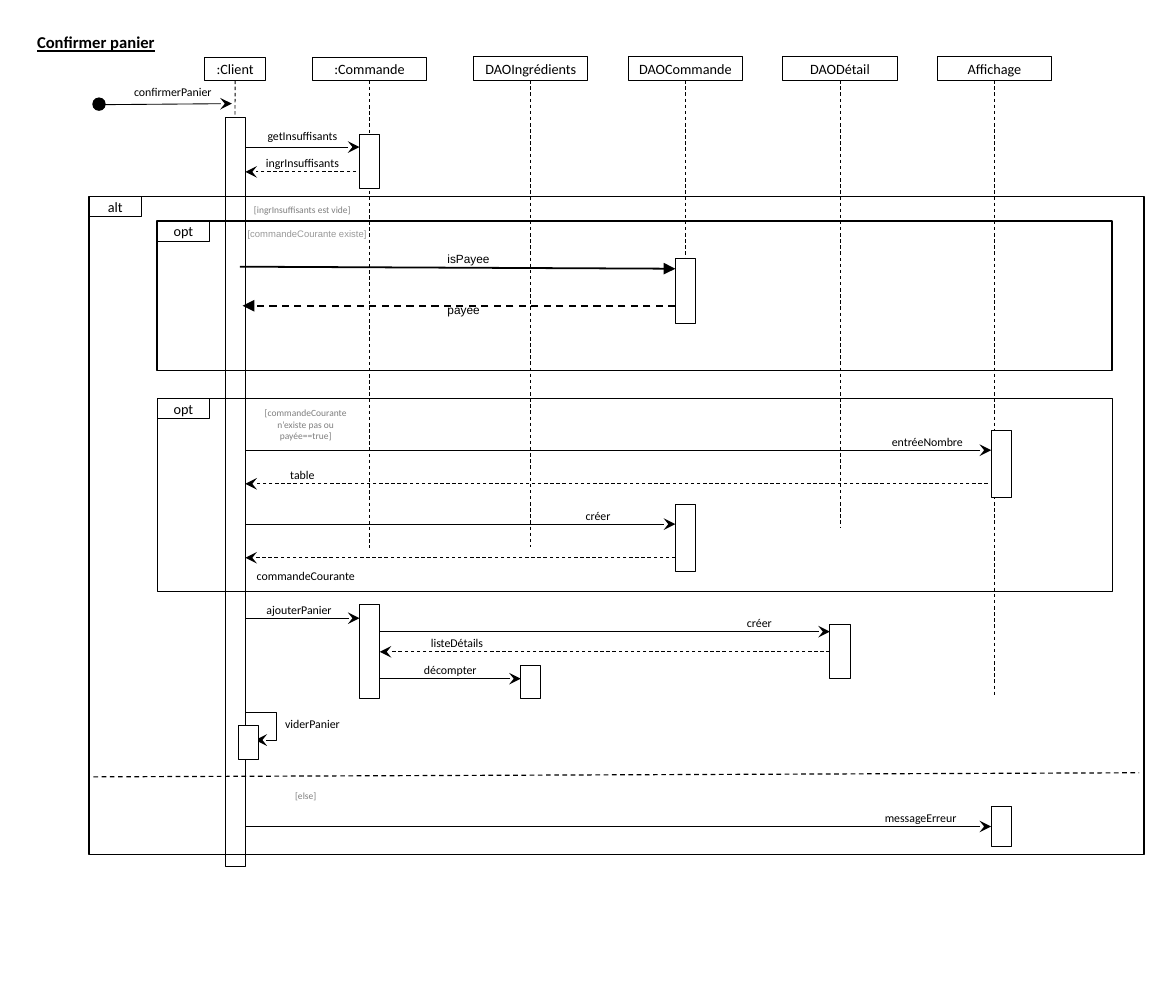
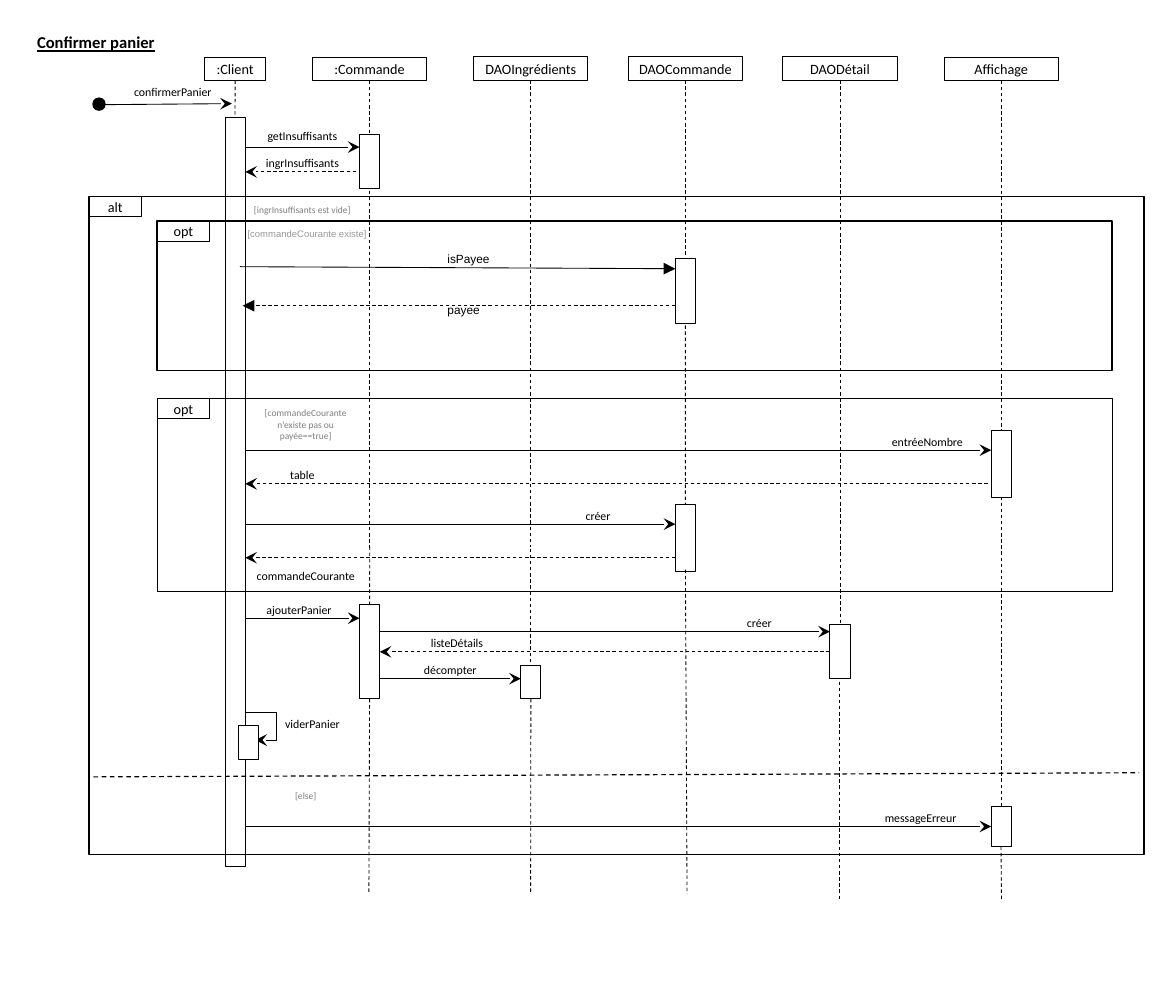
Before and after one commit to vlecomte/LSINF1225-V, a slide deck: slide 2 of rapport2/sequence/diagrammesDeSeq.pptx. Drawn at 1176x1008 pixels with LibreOffice and Linux fonts; fonts in the diff are those of the drawing. Boxes give left, top, right and bottom in pixels: in the first picture for what was removed or moved away, otherwise in the second. Text is boxed around its words. In the diff, an @@ line names an element or a change of style, - is before the commit and + after.

```diff
--- a/rapport2/sequence/diagrammesDeSeq.pptx
+++ b/rapport2/sequence/diagrammesDeSeq.pptx
@@ rectangle "Affichage": place and size @@
-rectangle "Affichage" at (938,57,1052,80)
+rectangle "Affichage" at (944,57,1058,80)
@@ line moved from (994, 80) - (994, 696) to (1001, 81) - (1001, 696) @@
@@ arrow (240, 267) - (675, 269): stroke #000000 1.5 pt to #000000 0.75 pt @@
@@ arrow (675, 306) - (242, 306): stroke #000000 1.5 pt dashed to #000000 0.75 pt dashed @@
@@ line added from (685, 325) to (685, 504), #000000 0.75 pt dashed @@
@@ line added from (840, 528) to (840, 625), #000000 0.75 pt dashed @@
@@ line added from (370, 547) to (370, 605), #000000 0.75 pt dashed @@
@@ line added from (531, 549) to (531, 666), #000000 0.75 pt dashed @@
@@ line added from (685, 570) to (687, 894), #000000 0.75 pt dashed @@
@@ line added from (839, 682) to (839, 899), #000000 0.75 pt dashed @@
@@ line added from (370, 699) to (369, 893), #000000 0.75 pt dashed @@
@@ line added from (531, 699) to (531, 894), #000000 0.75 pt dashed @@
@@ line added from (1001, 699) to (1001, 806), #000000 0.75 pt dashed @@
@@ line added from (1001, 847) to (1002, 899), #000000 0.75 pt dashed @@
```
Also in this commit, not shown: 1 other file.
